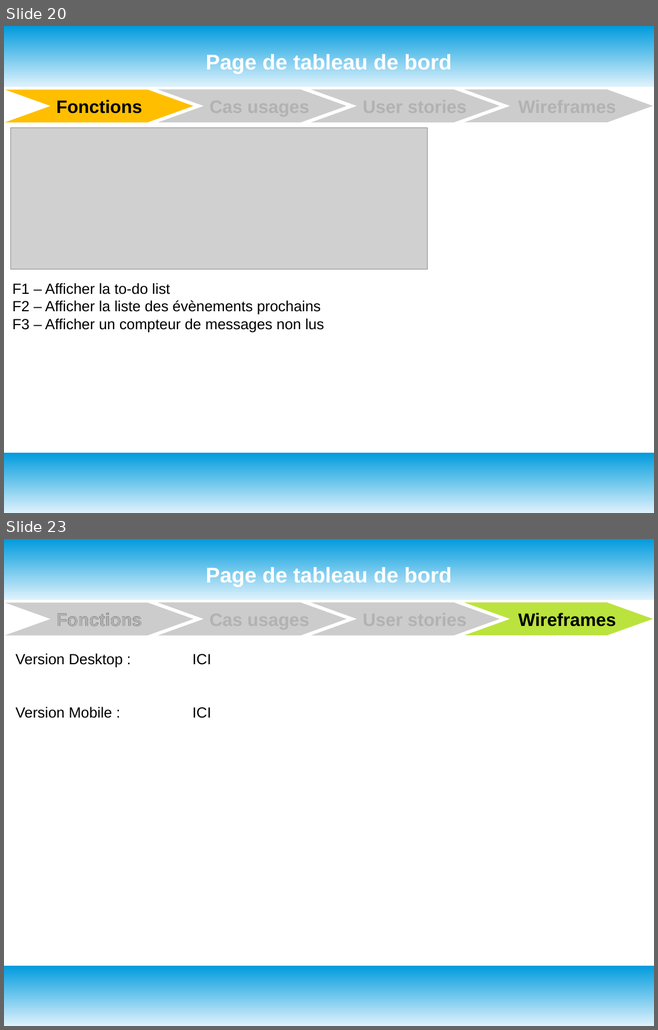
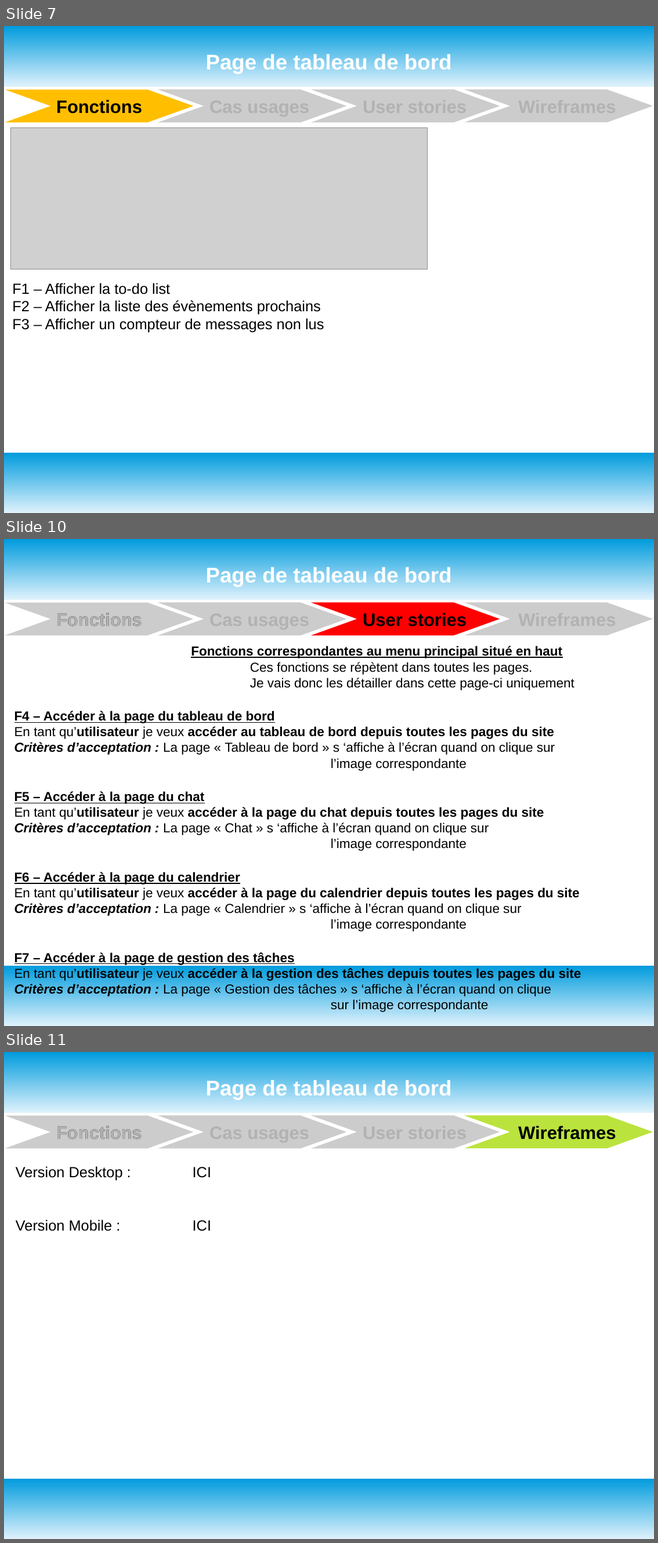
Before and after one commit to oliviersamin/P3_DesignezApplicationPythonAdapt-eBesoinsClient, a slide deck: P3_documentTravail.odp. Shown one above the other, each under a label of ours: slides 20 and 23 before the commit, slides 7, 10 and 11 after it; the slides between them are not shown. The pictures are 658x1030 and 658x1543 pixels, drawn with LibreOffice and Linux fonts; fonts in the diff are those of the drawing; grey boxes stand for pictures. Boxes give left, top, right and bottom in pixels: in the first picture for what was removed or moved away, otherwise in the second. Text is boxed around its words. In the diff, an @@ line names an element or a change of style, - is before the commit and + after.

Commit message:
Deuxième version des livrables après session mentorat. Use cases et user stories revues. Wireframes faits pour Desktop et Mobile. Pas encore de tableau Kanban. Fichiers Questions pour Julien

```diff
--- a/P3_documentTravail.odp
+++ b/P3_documentTravail.odp
@@ slide 10 added at <box>4,539,654,1026</box>, background #FFFFFF; not listed: 2 template elements that a slide beside it also shows @@
@@ title added at <box>206,566,451,587</box>, 26 pt, text #FFFFFF, bold @@
+Page de tableau de bord
@@ freeform shape added at <box>5,603,193,636</box>, fill #CCCCCC @@
@@ text added at <box>50,605,170,631</box>, 22 pt, text #B2B2B2, bold @@
+Fonctions
@@ freeform shape added at <box>158,603,346,636</box>, fill #CCCCCC @@
@@ freeform shape added at <box>311,603,500,636</box>, fill #FF0000 @@
@@ freeform shape added at <box>465,603,653,636</box>, fill #CCCCCC @@
@@ text added at <box>56,613,142,627</box>, 22 pt, text #000000, bold @@
+Fonctions
@@ text added at <box>362,613,467,627</box>, 22 pt, text #000000, bold @@
+User stories
@@ text added at <box>14,646,581,997</box>, 16 pt, text #000000, bold @@
+Fonctions correspondantes au menu principal situé en haut
+Ces fonctions se répètent dans toutes les pages.
+Je vais donc les détailler dans cette page-ci uniquement
+F4 – Accéder à la page du tableau de bord
+En tant qu’utilisateur je veux accéder au tableau de bord depuis toutes les pages du site
+Critères d’acceptation : La page « Tableau de bord » s ‘affiche à l’écran quand on clique sur
+l’image correspondante
+F5 – Accéder à la page du chat
+En tant qu’utilisateur je veux accéder à la page du chat depuis toutes les pages du site
+Critères d’acceptation : La page « Chat » s ‘affiche à l’écran quand on clique sur
+l’image correspondante
+F6 – Accéder à la page du calendrier
+En tant qu’utilisateur je veux accéder à la page du calendrier depuis toutes les pages du site
+Critères d’acceptation : La page « Calendrier » s ‘affiche à l’écran quand on clique sur
+l’image correspondante
+F7 – Accéder à la page de gestion des tâches
+En tant qu’utilisateur je veux accéder à la gestion des tâches depuis toutes les pages du site
+Critères d’acceptation : La page « Gestion des tâches » s ‘affiche à l’écran quand on clique
+sur l’image correspondante
@@ what was slide 20 is now slide 7 @@
@@ what was slide 23 is now slide 11 @@
```
Also in this commit, not shown: 12 slides changed, 3 other slides added, 2 slides removed, 1 other file.
